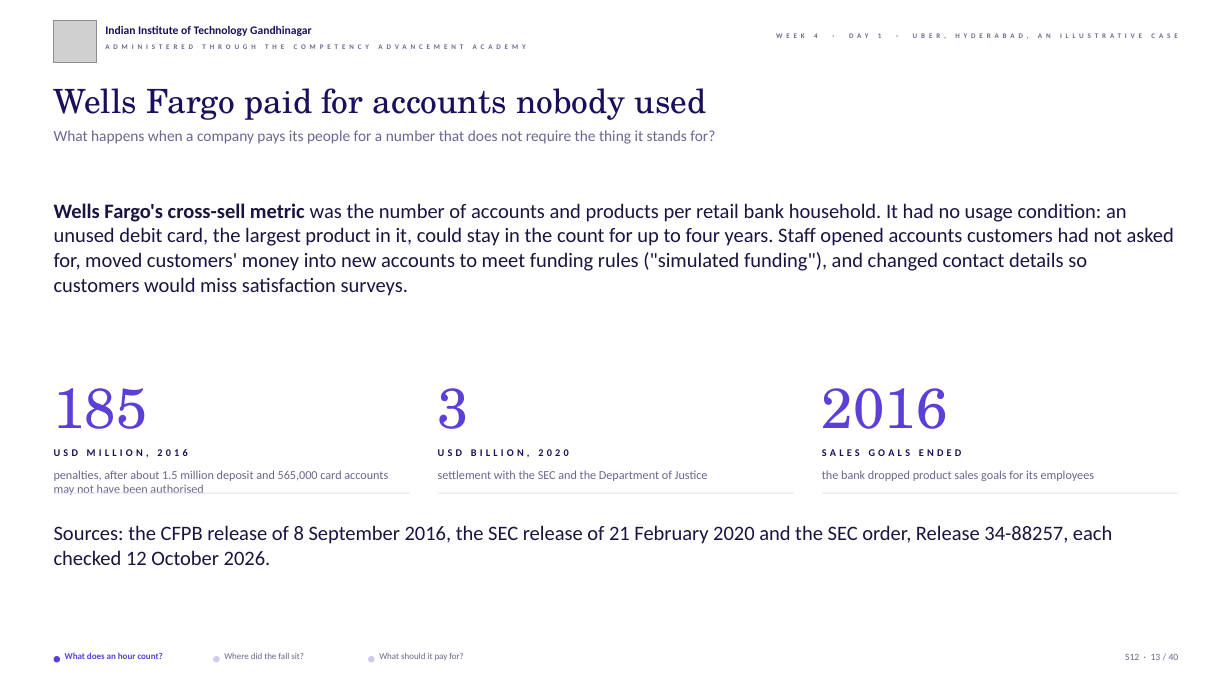
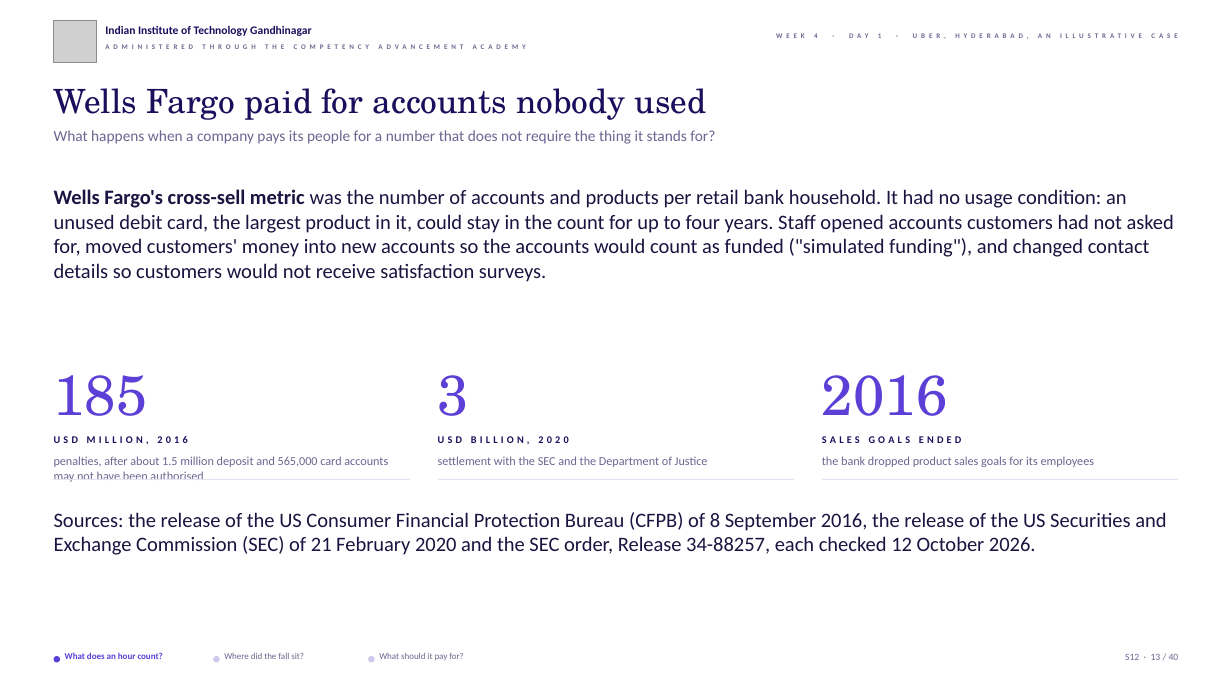
Before and after one commit to fde-academy-lab/c2-content-factory, a slide deck: slide 13 of content/W04/D1/slides/C2_W04_D01_half1_STUDENT.pptx. Drawn at 1232x693 pixels with LibreOffice and Linux fonts; fonts in the diff are those of the drawing; grey boxes stand for pictures; background and template pictures are left out. Boxes give left, top, right and bottom in pixels: in the first picture for what was removed or moved away, otherwise in the second. Text is boxed around its words. In the diff, an @@ line names an element or a change of style, - is before the commit and + after.

```diff
--- a/content/W04/D1/slides/C2_W04_D01_half1_STUDENT.pptx
+++ b/content/W04/D1/slides/C2_W04_D01_half1_STUDENT.pptx
@@ text at [54, 189, 1174, 282]: text changed @@
-Wells Fargo's cross-sell metric was the number of accounts and products per retail bank household. It had no usage condition: an unused debit card, the largest product in it, could stay in the count for up to four years. Staff opened accounts customers had not asked for, moved customers' money into new accounts to meet funding rules ("simulated funding"), and changed contact details so customers would miss satisfaction surveys.
+Wells Fargo's cross-sell metric was the number of accounts and products per retail bank household. It had no usage condition: an unused debit card, the largest product in it, could stay in the count for up to four years. Staff opened accounts customers had not asked for, moved customers' money into new accounts so the accounts would count as funded ("simulated funding"), and changed contact details so customers would not receive satisfaction surveys.
@@ 9 texts, 3 rectangles: place and size @@
-9 texts, 3 rectangles at [54, 388, 1179, 495]
+9 texts, 3 rectangles at [54, 375, 1179, 482]
@@ text at [54, 512, 1166, 555]: text changed @@
-Sources: the CFPB release of 8 September 2016, the SEC release of 21 February 2020 and the SEC order, Release 34-88257, each checked 12 October 2026.
+Sources: the release of the US Consumer Financial Protection Bureau (CFPB) of 8 September 2016, the release of the US Securities and Exchange Commission (SEC) of 21 February 2020 and the SEC order, Release 34-88257, each checked 12 October 2026.
```
Also in this commit, not shown: 25 other slides changed, 8 other files.
